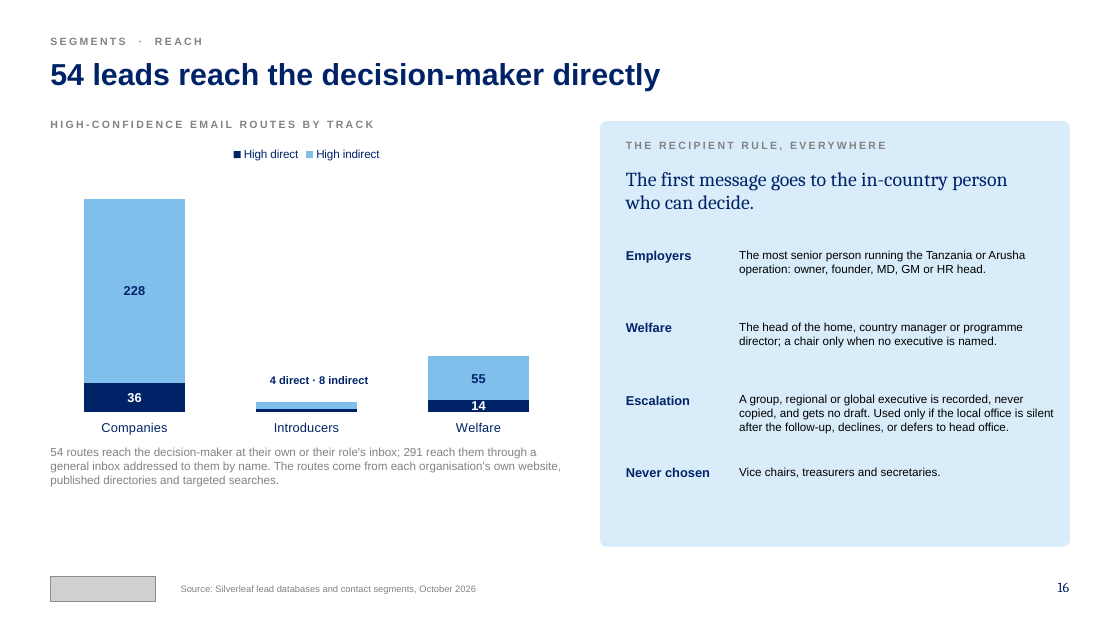
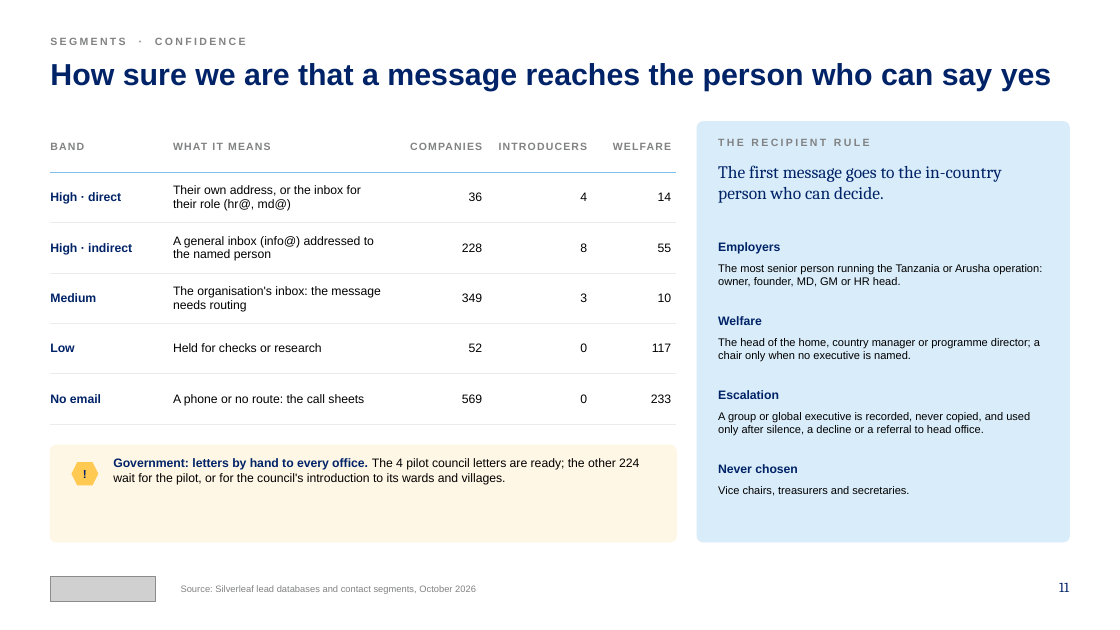
Before and after one commit to Nehemia-joh/Agenticmarketing, a slide deck: slide 11 of outputs/presentations/Silverleaf_Lead_Generation_Strategy_2026-10-12.pptx (slide 16 before the commit). Drawn at 1120x630 pixels with LibreOffice and Linux fonts; fonts in the diff are those of the drawing; grey boxes stand for pictures. Boxes give left, top, right and bottom in pixels: in the first picture for what was removed or moved away, otherwise in the second. Text is boxed around its words. In the diff, an @@ line names an element or a change of style, - is before the commit and + after.

```diff
--- a/outputs/presentations/Silverleaf_Lead_Generation_Strategy_2026-10-12.pptx
+++ b/outputs/presentations/Silverleaf_Lead_Generation_Strategy_2026-10-12.pptx
@@ text at [50, 38, 246, 45]: text changed @@
-SEGMENTS · REACH
+SEGMENTS · CONFIDENCE
@@ text at [50, 63, 1052, 91]: text changed @@
-54 leads reach the decision-maker directly
+How sure we are that a message reaches the person who can say yes
@@ column stacked chart removed at [38, 139, 576, 441] @@
-categories: Companies, Introducers, Welfare
-High direct: 36, 4, 14
-High indirect: 228, 8, 55
@@ text removed at [50, 120, 373, 128] @@
-HIGH-CONFIDENCE EMAIL ROUTES BY TRACK
@@ table added at [50, 122, 676, 424], 6 rows, 5 columns @@
+BAND | WHAT IT MEANS | COMPANIES | INTRODUCERS | WELFARE
+High · direct | Their own address, or the inbox for their role (hr@, md@) | 36 | 4 | 14
+High · indirect | A general inbox (info@) addressed to the named person | 228 | 8 | 55
+Medium | The organisation's inbox: the message needs routing | 349 | 3 | 10
+Low | Held for checks or research | 52 | 0 | 117
+No email | A phone or no route: the call sheets | 569 | 0 | 233
@@ rounded rectangle: place and size @@
-rounded rectangle at [601, 122, 1070, 546]
+rounded rectangle at [697, 122, 1070, 542]
@@ rounded rectangle at [697, 122, 1070, 542]: proportions changed @@
@@ text at [718, 139, 870, 146]: text changed @@
-THE RECIPIENT RULE, EVERYWHERE
+THE RECIPIENT RULE
@@ text "The first message goes to ...": place and size @@
-text "The first message goes to ..." at [626, 172, 1007, 209]
+text "The first message goes to ..." at [718, 165, 1001, 203]
@@ text "The first message goes to ..." at [718, 165, 1001, 203]: size 17 to 15 pt @@
@@ size 11 to 10.5 pt in 4 elements at [718, 464, 798, 473], [718, 390, 779, 399], [718, 316, 762, 325], [718, 242, 780, 254] @@
@@ text "Employers": place and size @@
-text "Employers" at [626, 250, 692, 263]
+text "Employers" at [718, 242, 780, 254]
@@ text "The most senior person running ...": place and size @@
-text "The most senior person running ..." at [739, 250, 1025, 276]
+text "The most senior person running ..." at [718, 264, 1042, 287]
@@ text "Welfare": place and size @@
-text "Welfare" at [626, 322, 672, 332]
+text "Welfare" at [718, 316, 762, 325]
@@ text "The head of the home, ...": place and size @@
-text "The head of the home, ..." at [739, 322, 1023, 348]
+text "The head of the home, ..." at [718, 338, 1040, 361]
@@ text removed at [270, 376, 368, 387] @@
-4 direct · 8 indirect
@@ text "Escalation": place and size @@
-text "Escalation" at [626, 395, 690, 405]
+text "Escalation" at [718, 390, 779, 399]
@@ text at [718, 412, 1030, 435]: text changed; size 10 to 9.5 pt @@
-A group, regional or global executive is recorded, never copied, and gets no draft. Used only if the local office is silent after the follow-up, declines, or defers to head office.
+A group or global executive is recorded, never copied, and used only after silence, a decline or a referral to head office.
@@ rounded rectangle added at [50, 445, 676, 542], fill #FFF7E5, outline #FFF7E5 1 pt @@
@@ hexagon added at [71, 462, 98, 486], fill #FFC952, 10 pt, text #002368, bold @@
+!
@@ text at [113, 458, 639, 485]: text changed; size 10 to 10.5 pt; text colour #818283 to #000000 @@
-54 routes reach the decision-maker at their own or their role's inbox; 291 reach them through a general inbox addressed to them by name. The routes come from each organisation's own website, published directories and targeted searches.
+Government: letters by hand to every office. The 4 pilot council letters are ready; the other 224 wait for the pilot, or for the council's introduction to its wards and villages.
@@ text "Never chosen": place and size @@
-text "Never chosen" at [626, 467, 710, 477]
+text "Never chosen" at [718, 464, 798, 473]
@@ size 10 to 9.5 pt in 3 elements at [718, 264, 1042, 287], [718, 338, 1040, 361], [718, 486, 909, 496] @@
@@ text "Vice chairs, treasurers and secretaries.": place and size @@
-text "Vice chairs, treasurers and secretaries." at [739, 467, 941, 478]
+text "Vice chairs, treasurers and secretaries." at [718, 486, 909, 496]
@@ text at [1059, 582, 1069, 592]: text changed @@
-16
+11
```
Also in this commit, not shown: 22 other slides changed, 2 slides added, 11 slides removed, 2 other files.
